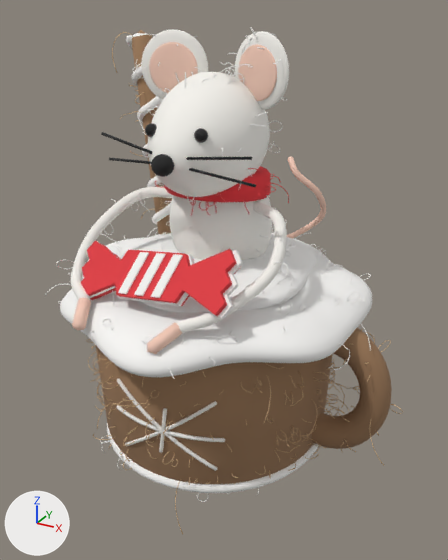
Renders of the Blender file tools/mouse.blend from each side of a commit.
One viewpoint serves both versions: a 50 mm lens placed at (1.137, -1.99, 1.669), pointed at (0.065, -0.04, 0.695). Lighting does not change. The marker at lower left points along +X, +Y and +Z. The picture after the commit comes second.

Names of what the first picture shows: 'ArmL', 'ArmR', 'Body', 'CandyBack', 'CandyFront', 'CandyMiddle', 'CandyStripe0', 'CandyStripe1', 'CandyStripe2', 'CreamLower', 'CreamUpper', 'EarInnerL', 'EarInnerR', 'FibresMouse', 'HandL', 'HandR', 'Head', 'Mug', 'MugFoot', 'MugHandle' and 21 more.
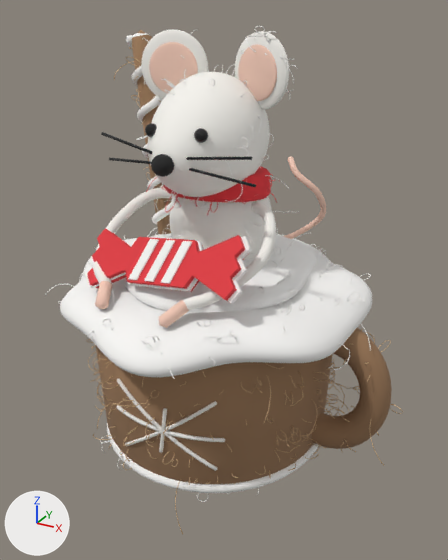
Where the change shows, as pixel boxes (x1, y1, x2, y2) in the pictures (448 x 560 px; the box of a moved part takes in the faces that stretch with it):
'CandyFront', moved
    before: (81, 240, 236, 316)
    after: (87, 228, 245, 301)
'ArmR', reshaped (16% narrower, 17% shorter)
    before: (176, 201, 287, 333)
    after: (183, 201, 276, 310)
'ArmL', reshaped
    before: (71, 187, 173, 300)
    after: (93, 188, 173, 284)
'FibresMouse', reshaped
    before: (56, 27, 296, 345)
    after: (136, 26, 299, 256)
'CandyMiddle', moved
    before: (82, 241, 243, 320)
    after: (87, 236, 252, 304)
'HandR', reshaped (14% narrower, 12% shorter)
    before: (147, 322, 182, 354)
    after: (159, 300, 189, 328)
'HandL', reshaped (10% narrower, 15% shorter)
    before: (72, 297, 91, 330)
    after: (95, 281, 112, 309)
'CandyStripe2', moved
    before: (150, 254, 183, 298)
    after: (161, 241, 192, 284)
'CandyStripe1', moved
    before: (134, 253, 166, 296)
    after: (144, 240, 175, 282)
'CandyStripe0', moved
    before: (118, 252, 149, 294)
    after: (128, 239, 159, 280)
'CandyBack', moved
    before: (90, 244, 241, 306)
    after: (96, 233, 230, 303)
part 2 of me_handl, moved or reshaped
    before: (79, 313, 88, 330)
    after: (101, 295, 110, 309)
part 3 of me_handl, moved or reshaped
    before: (77, 310, 87, 330)
    after: (100, 291, 110, 308)
part 4 of me_handl, moved or reshaped
    before: (72, 310, 80, 330)
    after: (95, 291, 103, 309)
part 5 of me_handl, moved or reshaped
    before: (75, 297, 91, 315)
    after: (98, 281, 112, 296)
part 7 of me_handr, moved or reshaped
    before: (148, 322, 179, 348)
    after: (159, 300, 186, 322)
part 8 of me_handr, moved or reshaped
    before: (166, 328, 182, 343)
    after: (175, 305, 189, 319)
part 9 of me_handr, moved or reshaped
    before: (147, 338, 169, 354)
    after: (159, 313, 178, 327)
part 10 of me_fibresmouse, deleted
    before: (56, 33, 296, 345)
part 11 of me_fibresmouse, built on
    before: (143, 27, 257, 135)
    after: (136, 26, 299, 256)

Patch to the scene script:
```diff
--- a/tools/mouse.blend.py
+++ b/tools/mouse.blend.py
@@ me_arml @@
 # used by ob_arml; parent = ob_mouseroot; location = (0.0, 0.0, 0.0)
-me_arml.from_pydata(...)  # 332 vertices, 340 faces; spans x -0.41..-0.126, y -0.518..0.039, z 0.706..1.022
+me_arml.from_pydata(...)  # 332 vertices, 340 faces; spans x -0.351..-0.105, y -0.44..0.039, z 0.748..1.022
+# me_arml part 1: 332 of 332 vertices moved; they spanned x -0.41..-0.126, y -0.518..0.039, z 0.706..1.022 and now span x -0.351..-0.105, y -0.44..0.039, z 0.748..1.022; mean shift (0.046, 0.039, 0.018)
 me_arml.materials.append(mat_felt_white)
@@ me_handl @@
 # used by ob_handl; parent = ob_mouseroot; location = (0.0, 0.0, 0.0)
-me_handl.from_pydata(...)  # 32 vertices, 40 faces; spans x -0.2612..-0.1788, y -0.5986..-0.4864, z 0.6547..0.7453
+me_handl.from_pydata(...)  # 32 vertices, 40 faces; spans x -0.2252..-0.1488, y -0.5079..-0.4084, z 0.7035..0.7865
+# me_handl part 2: all 3 vertices in x -0.1939..-0.1788, y -0.5979..-0.5726, z 0.6674..0.6809 are moved by (0.03, 0.0907, 0.0487)
+# me_handl part 3: all 2 vertices in x -0.195..-0.1838, y -0.5946..-0.5869, z 0.6912..0.6953 are moved by (0.03, 0.0908, 0.0487)
+# me_handl part 4: the 1 vertex in x -0.2082, y -0.5986, z 0.6916 is moved by (0.03, 0.0908, 0.0487)
+# me_handl part 5: all 10 vertices in x -0.2412..-0.1988, y -0.5561..-0.5289, z 0.6797..0.7203 are moved by (0.033, 0.0844, 0.045)
+# other edits to the shape of me_handl do not show in these pictures
 me_handl.materials.append(mat_felt_pink)
@@ me_armr @@
 # used by ob_armr; parent = ob_mouseroot; location = (0.0, 0.0, 0.0)
-me_armr.from_pydata(...)  # 332 vertices, 340 faces; spans x 0.127..0.38, y -0.519..0.039, z 0.701..1.02
+me_armr.from_pydata(...)  # 332 vertices, 340 faces; spans x 0.106..0.326, y -0.441..0.039, z 0.743..1.02
+# me_armr part 6: 332 of 332 vertices moved; they spanned x 0.127..0.38, y -0.519..0.039, z 0.701..1.02 and now span x 0.106..0.326, y -0.441..0.039, z 0.743..1.02; mean shift (-0.04, 0.041, 0.019)
 me_armr.materials.append(mat_felt_white)
@@ me_handr @@
 # used by ob_handr; parent = ob_mouseroot; location = (0.0, 0.0, 0.0)
-me_handr.from_pydata(...)  # 32 vertices, 40 faces; spans x 0.0803..0.1697, y -0.5995..-0.4855, z 0.6522..0.7398
+me_handr.from_pydata(...)  # 32 vertices, 40 faces; spans x 0.0653..0.1472, y -0.5088..-0.4075, z 0.7014..0.7818
+# me_handr part 7: the 1 vertex in x 0.1257, y -0.5541, z 0.7158 is moved by (-0.0188, 0.0844, 0.0456)
+# me_handr part 8: all 9 vertices in x 0.1053..0.1447, y -0.557..-0.528, z 0.6762..0.7155 are moved by (-0.0187, 0.0844, 0.0456)
+# me_handr part 9: all 3 vertices in x 0.1007..0.1197, y -0.5995..-0.5966, z 0.6726..0.6918 are moved by (-0.015, 0.0907, 0.0492)
+# other edits to the shape of me_handr do not show in these pictures
 me_handr.materials.append(mat_felt_pink)
@@ me_fibresmouse @@
 # used by ob_fibresmouse; parent = ob_mouseroot; location = (0.0, 0.0, 0.0)
-me_fibresmouse.from_pydata(...)  # 6660 vertices, 6480 faces; spans x -0.407..0.45, y -0.524..0.277, z 0.635..1.61
+me_fibresmouse.from_pydata(...)  # 6105 vertices, 5940 faces; spans x -0.329..0.324, y -0.244..0.305, z 0.652..1.614
+# me_fibresmouse part 10: 170 loose pieces with 6282 vertices, spanning x -0.407..0.45, y -0.524..0.277, z 0.635..1.591, are deleted
+# me_fibresmouse part 11: 211 vertices removed from x -0.188..0.163, y -0.177..0.254, z 0.982..1.61; 5938 vertices added at x -0.329..0.324, y -0.244..0.305, z 0.652..1.614
+# other edits to the shape of me_fibresmouse do not show in these pictures
 me_fibresmouse.materials.append(mat_fibre_white)
@@ ob_candyback @@
 ob_candyback.parent = ob_mouseroot
-ob_candyback.location = (0.0, -0.385, 0.815)
+ob_candyback.location = (0.0, -0.324, 0.843)
 ob_candyback.rotation_euler = (0.908, -0.122, 0.0)  # degrees (52, -7, 0)
@@ ob_candymiddle @@
 ob_candymiddle.parent = ob_mouseroot
-ob_candymiddle.location = (0.0, -0.385, 0.815)
+ob_candymiddle.location = (0.0, -0.324, 0.843)
 ob_candymiddle.rotation_euler = (0.908, -0.122, 0.0)  # degrees (52, -7, 0)
@@ ob_candyfront @@
 ob_candyfront.parent = ob_mouseroot
-ob_candyfront.location = (0.0, -0.385, 0.815)
+ob_candyfront.location = (0.0, -0.324, 0.843)
 ob_candyfront.rotation_euler = (0.908, -0.122, 0.0)  # degrees (52, -7, 0)
@@ ob_candystripe0 @@
 ob_candystripe0.parent = ob_mouseroot
-ob_candystripe0.location = (0.0, -0.385, 0.815)
+ob_candystripe0.location = (0.0, -0.324, 0.843)
 ob_candystripe0.rotation_euler = (0.908, -0.122, 0.0)  # degrees (52, -7, 0)
@@ ob_candystripe1 @@
 ob_candystripe1.parent = ob_mouseroot
-ob_candystripe1.location = (0.0, -0.385, 0.815)
+ob_candystripe1.location = (0.0, -0.324, 0.843)
 ob_candystripe1.rotation_euler = (0.908, -0.122, 0.0)  # degrees (52, -7, 0)
@@ ob_candystripe2 @@
 ob_candystripe2.parent = ob_mouseroot
-ob_candystripe2.location = (0.0, -0.385, 0.815)
+ob_candystripe2.location = (0.0, -0.324, 0.843)
 ob_candystripe2.rotation_euler = (0.908, -0.122, 0.0)  # degrees (52, -7, 0)
```
